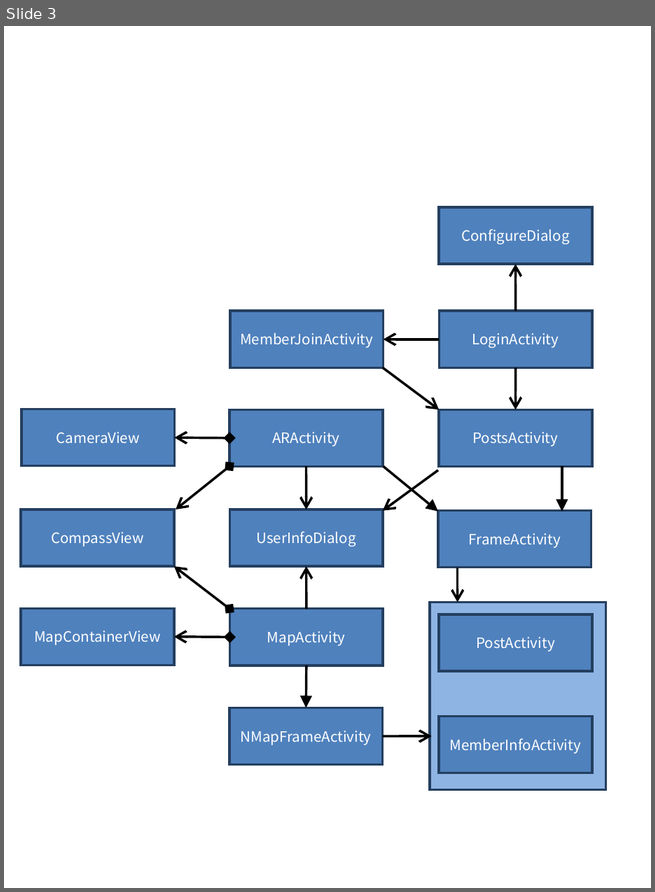
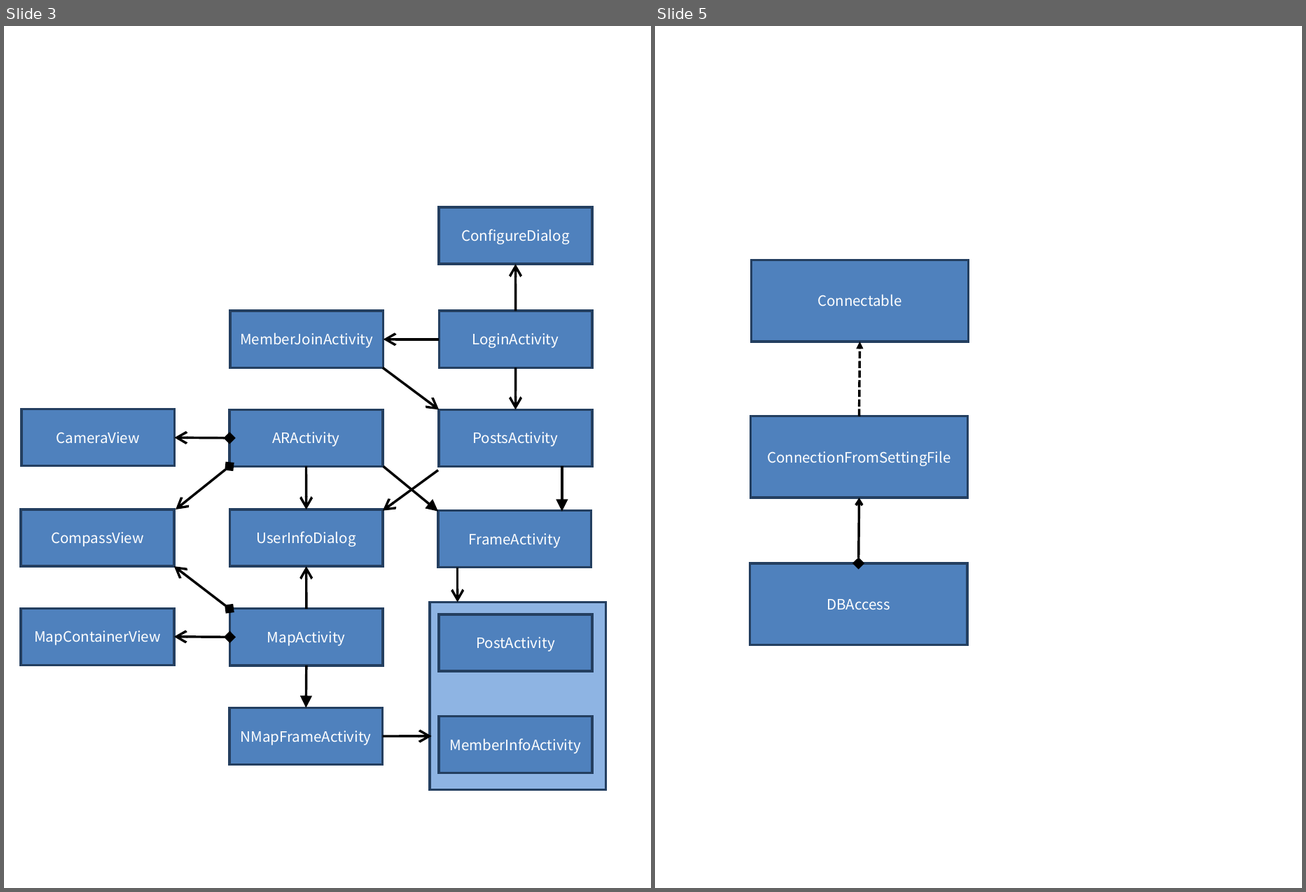
Before and after one commit to tinywind/hello-drinking, a slide deck: Reference and Document/최종제출문서/프레젠테이션1.pptx. Shown side by side, each under a label of ours: slide 3 before the commit, slides 3 and 5 after it; the slides between them are not shown. The pictures are 655x892 and 1306x892 pixels, drawn with LibreOffice and Linux fonts; fonts in the diff are those of the drawing. Boxes give left, top, right and bottom in pixels: in the first picture for what was removed or moved away, otherwise in the second. Text is boxed around its words. In the diff, an @@ line names an element or a change of style, - is before the commit and + after.

```diff
--- a/Reference and Document/최종제출문서/프레젠테이션1.pptx
+++ b/Reference and Document/최종제출문서/프레젠테이션1.pptx
@@ slide 5 added at <box>655,26,1302,888</box>, background #FFFFFF @@
@@ group added at <box>750,260,968,644</box>: 3 rectangles, 1 double arrow, 1 arrow @@
+DBAccess
+ConnectionFromSettingFile
+Connectable
```
Also in this commit, not shown: 3 other slides added, 11 other files.
